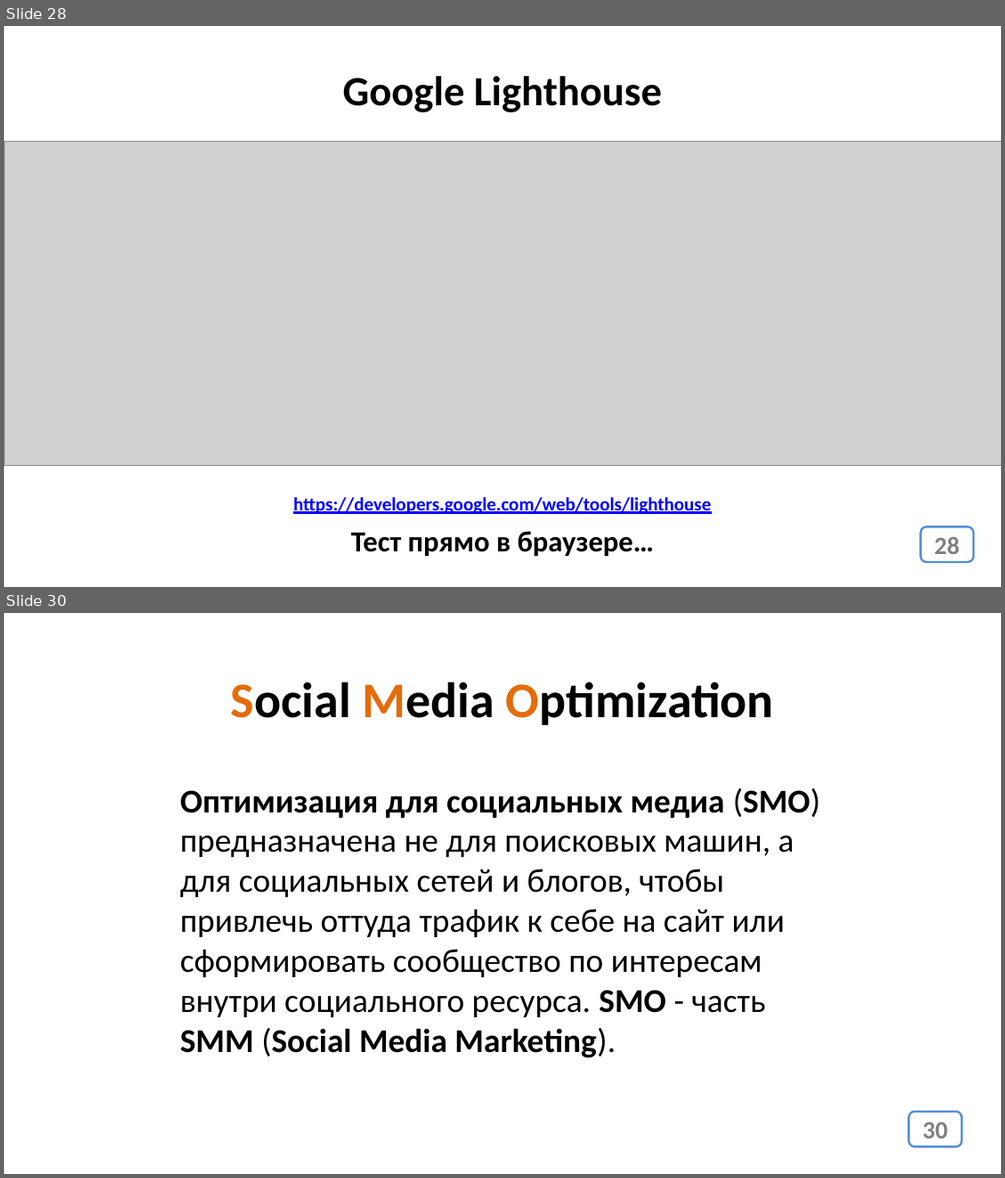
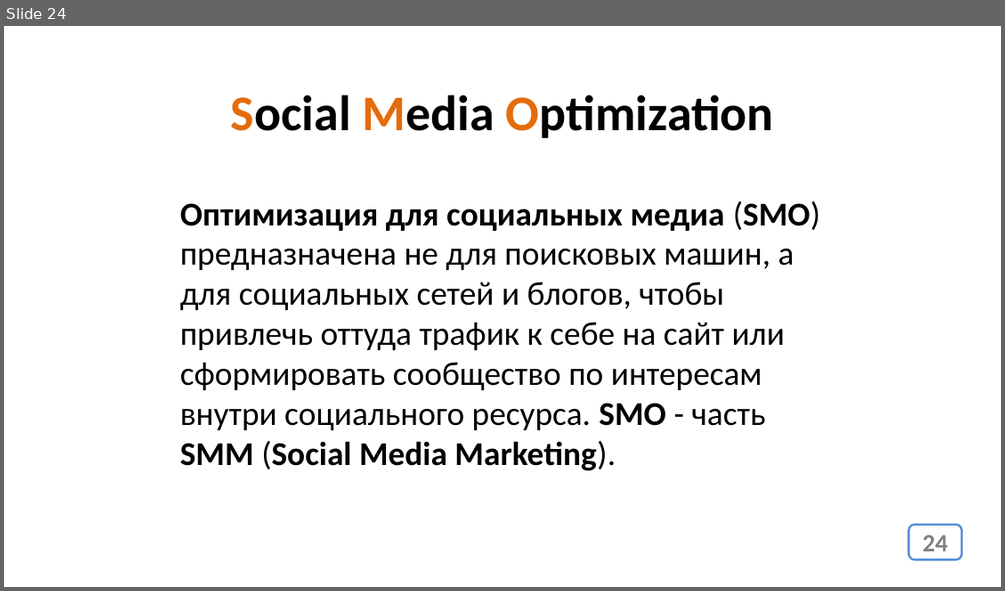
Before and after one commit to web37-ortdnipro/lesson14, a slide deck: lesson14.pptx. Shown one above the other, each under a label of ours: slides 28 and 30 before the commit, slide 24 after it; the slides between them are not shown. The pictures are 1005x1178 and 1005x591 pixels, drawn with LibreOffice and Linux fonts; fonts in the diff are those of the drawing; grey boxes stand for pictures. Boxes give left, top, right and bottom in pixels: in the first picture for what was removed or moved away, otherwise in the second. Text is boxed around its words. In the diff, an @@ line names an element or a change of style, - is before the commit and + after.

```diff
--- a/lesson14.pptx
+++ b/lesson14.pptx
@@ slide 28 removed at (4,26,1001,587), background #FFFFFF @@
@@ text removed at (343,76,662,112) @@
-Google Lighthouse
@@ picture removed at (4,142,1001,466) @@
@@ text removed at (293,497,711,514) @@
-https://developers.google.com/web/tools/lighthouse
@@ text removed at (351,531,655,556) @@
-Тест прямо в браузере…
@@ page number removed at (921,526,974,562) @@
-28
@@ what was slide 30 is now slide 24 @@
@@ page number at (922,534,947,551): text changed @@
-30
+24
```
Also in this commit, not shown: 2 slides changed, 5 other slides removed, 2 other files.
